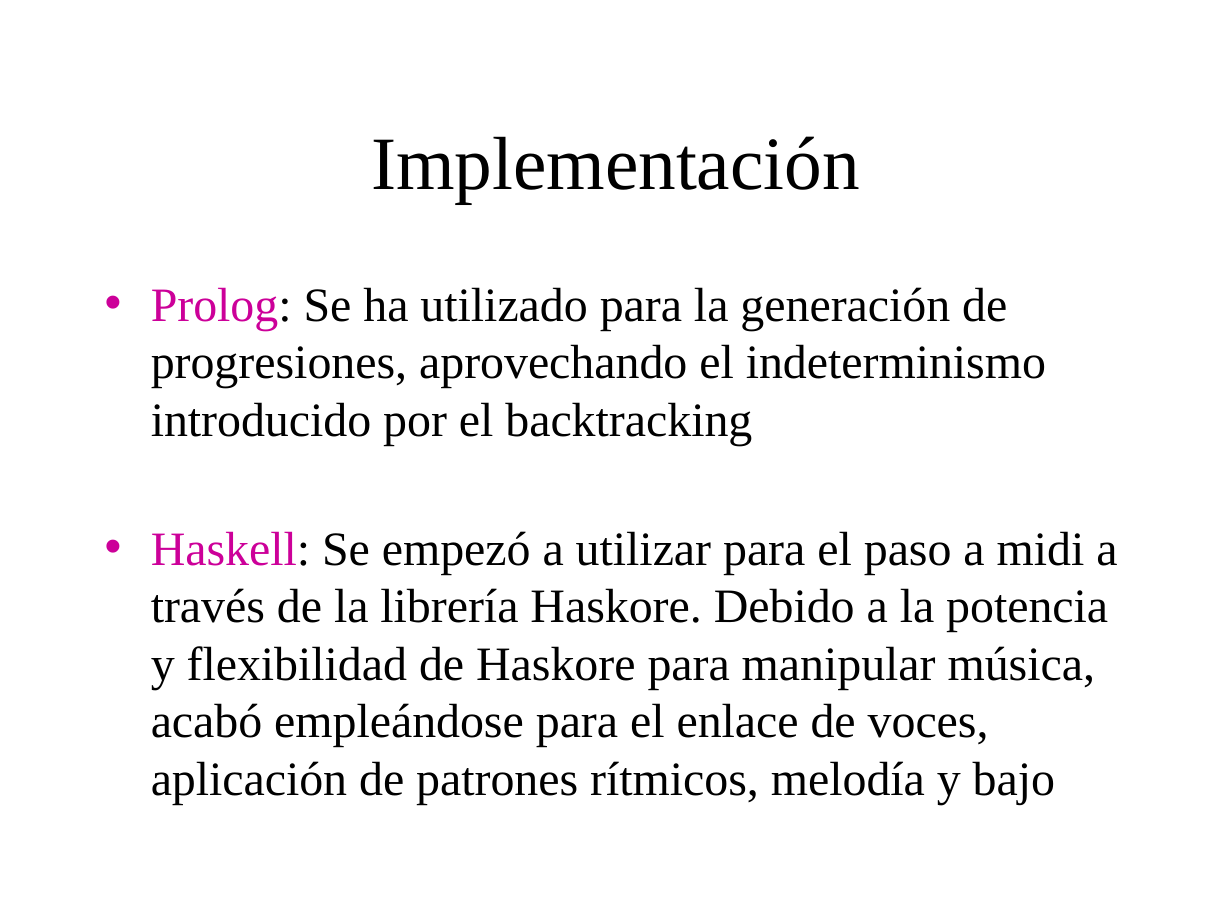
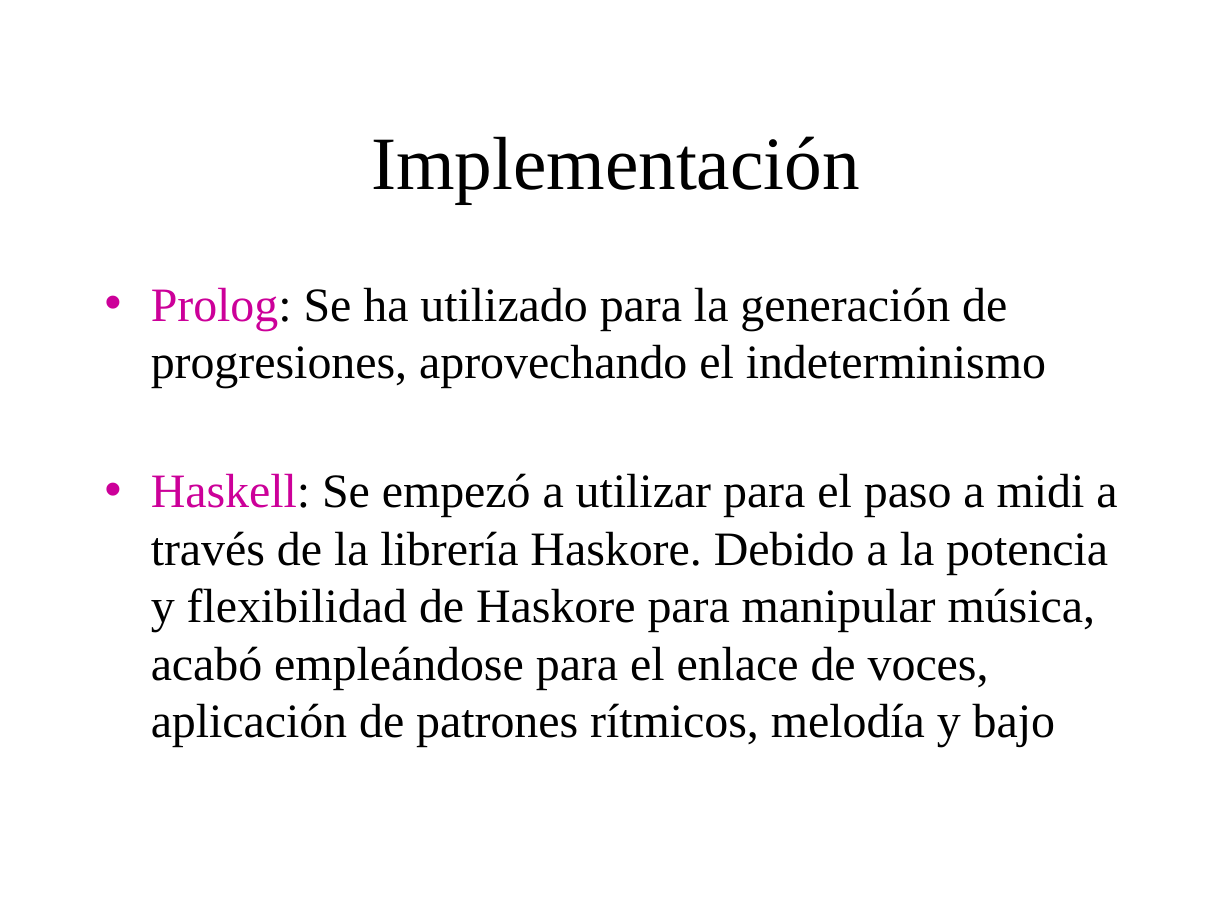
Before and after one commit to BackupTheBerlios/genaro, a slide deck: slide 29 of Documentos/MemoriaSSII/presentacion_proyecto2.ppt. Drawn at 1232x924 pixels with LibreOffice and Linux fonts; fonts in the diff are those of the drawing; background and template pictures are left out. Boxes give left, top, right and bottom in pixels: in the first picture for what was removed or moved away, otherwise in the second. Text is boxed around its words. In the diff, an @@ line names an element or a change of style, - is before the commit and + after.

```diff
--- a/Documentos/MemoriaSSII/presentacion_proyecto2.ppt
+++ b/Documentos/MemoriaSSII/presentacion_proyecto2.ppt
@@ text at (x1=151, y1=287, x2=1046, y2=388): text changed @@
-• Prolog: Se ha utilizado para la generación de progresiones, aprovechando el indeterminismo introducido por el backtracking
+• Prolog: Se ha utilizado para la generación de progresiones, aprovechando el indeterminismo
```
Also in this commit, not shown: 9 other slides changed.
